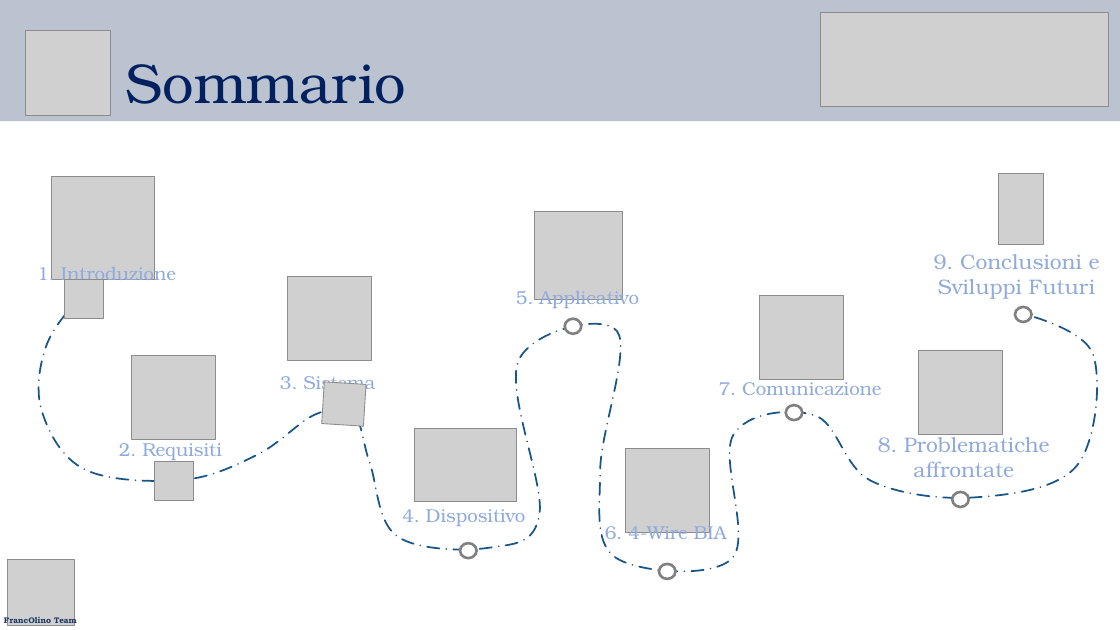
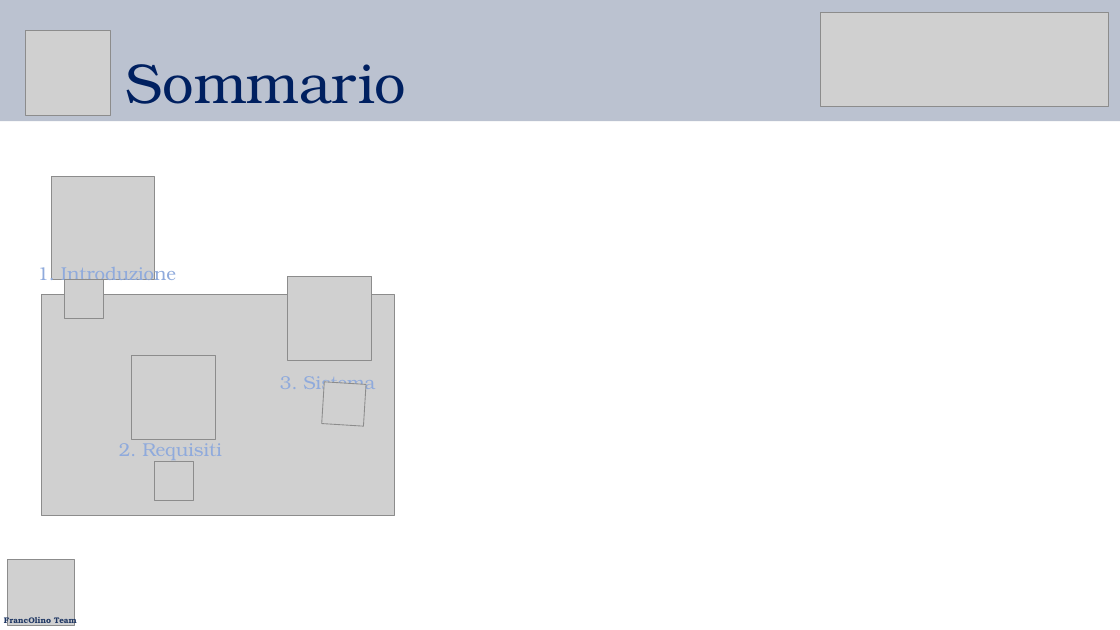
Before and after one commit to g0vann/IMSI_Project, a slide deck: slide 6 of Documentazione/Presentazione_animated.pptx. Drawn at 1120x630 pixels with LibreOffice and Linux fonts; fonts in the diff are those of the drawing; grey boxes stand for pictures. Boxes give left, top, right and bottom in pixels: in the first picture for what was removed or moved away, otherwise in the second. Text is boxed around its words. In the diff, an @@ line names an element or a change of style, - is before the commit and + after.

```diff
--- a/Documentazione/Presentazione_animated.pptx
+++ b/Documentazione/Presentazione_animated.pptx
@@ picture removed at (x1=999, y1=173, x2=1044, y2=245) @@
@@ picture removed at (x1=534, y1=212, x2=623, y2=300) @@
@@ text removed at (x1=934, y1=254, x2=1100, y2=299) @@
-9. Conclusioni e
-Sviluppi Futuri
@@ freeform shape removed at (x1=39, y1=295, x2=1097, y2=571) @@
@@ picture added at (x1=41, y1=295, x2=395, y2=516) @@
@@ text removed at (x1=516, y1=287, x2=639, y2=310) @@
-5. Applicativo
@@ picture removed at (x1=760, y1=296, x2=844, y2=380) @@
@@ ellipse removed at (x1=565, y1=318, x2=581, y2=334) @@
@@ ellipse removed at (x1=1015, y1=307, x2=1032, y2=322) @@
@@ picture removed at (x1=918, y1=350, x2=1002, y2=434) @@
@@ text removed at (x1=719, y1=377, x2=882, y2=395) @@
-7. Comunicazione
@@ ellipse removed at (x1=786, y1=405, x2=802, y2=420) @@
@@ picture removed at (x1=414, y1=429, x2=517, y2=502) @@
@@ picture removed at (x1=625, y1=448, x2=709, y2=532) @@
@@ text removed at (x1=878, y1=432, x2=1050, y2=477) @@
-8. Problematiche
-affrontate
@@ text removed at (x1=402, y1=509, x2=526, y2=526) @@
-4. Dispositivo
@@ ellipse removed at (x1=953, y1=492, x2=970, y2=507) @@
@@ text removed at (x1=605, y1=521, x2=727, y2=544) @@
-6. 4-Wire BIA
@@ ellipse removed at (x1=460, y1=544, x2=477, y2=559) @@
@@ ellipse removed at (x1=659, y1=564, x2=676, y2=579) @@
```
Also in this commit, not shown: 19 other slides changed, 1 slide added, 5 other files.
